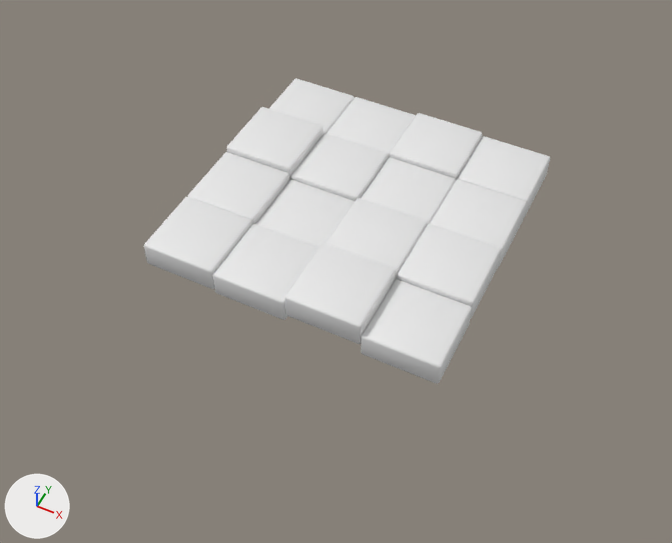
What one commit did to the FBX model Assets/Modelos/Trampas/trampilla piso 1.fbx.
Camera for both pictures: a camera (50 mm lens) standing at (3.71, -8.05, 8.96) and looking at (-0.03, -0.56, -0.39). Lighting does not change. The marker at lower left points along +X, +Y and +Z.

Names of what the first picture shows: '4x4 a', '4x4 a.001'.
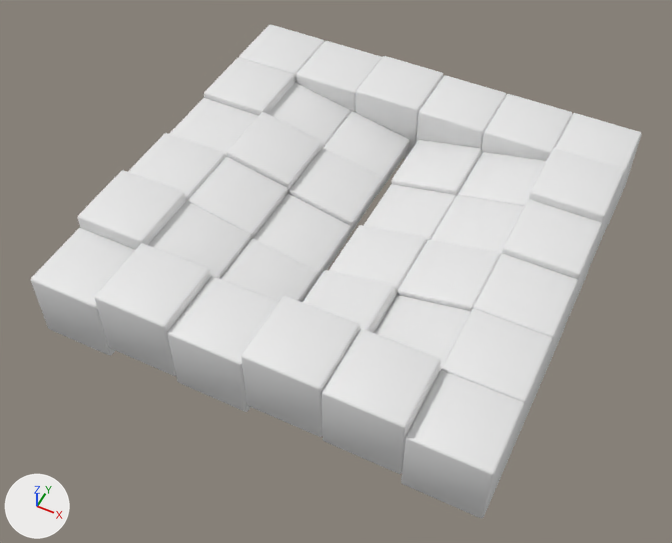
The change in detail:
Mesh me_cube_003 is new.
It has 1115 vertices, 1080 faces and spans x -3.0..3.0, y -3.0..3.0, z -0.57..0.67.
Object '4x4 a' (ob_4x4_a) moves from (-1.97, 0.0, 0.6) to (-1.97, 0.0, 0.51).
Object '4x4 a' (ob_4x4_a) turns from (0, 0, 0) to (0, 12, 0) degrees about x, y and z.
Object '4x4 a.001' (ob_4x4_a_001) moves from (1.97, 0.0, 0.49) to (1.97, 0.0, 0.4).
Object '4x4 a.001' (ob_4x4_a_001) turns from (0, 0, 0) to (0, -12, 0) degrees about x, y and z.
Object '6x6 a' (ob_6x6_a) is new; it shows me_cube_003.
Its location is (0.0, 0.0, 0.0).

Where the change shows, as pixel boxes (x1, y1, x2, y2) in the pictures (672 x 543 px):
'6x6 a', added
    after: (31, 24, 642, 518)
'4x4 a.001', moved, turned
    before: (285, 113, 550, 384)
    after: (303, 140, 546, 371)
'4x4 a', moved, turned
    before: (144, 78, 416, 320)
    after: (148, 83, 410, 302)
